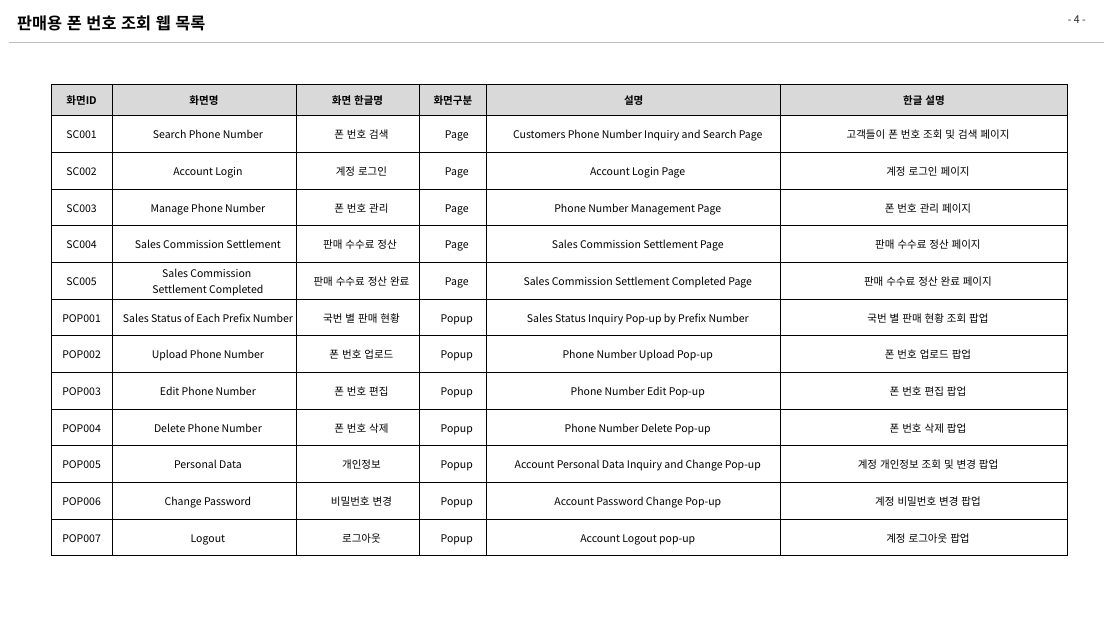
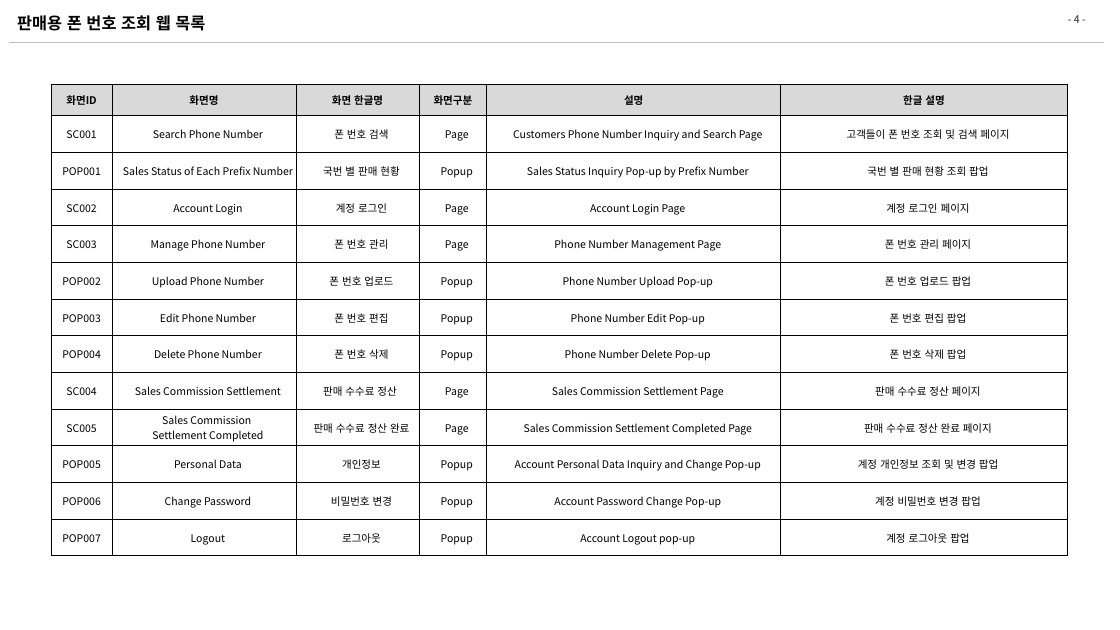
Before and after one commit to zhengze00/SpringBoot-MariaDB-master, a slide deck: slide 4 of Project File/[SK C&C] 인턴PT_오정택.pptx. Drawn at 1120x630 pixels with LibreOffice and Linux fonts; fonts in the diff are those of the drawing. Boxes give left, top, right and bottom in pixels: in the first picture for what was removed or moved away, otherwise in the second. Text is boxed around its words. In the diff, an @@ line names an element or a change of style, - is before the commit and + after.

```diff
--- a/Project File/[SK C&C] 인턴PT_오정택.pptx
+++ b/Project File/[SK C&C] 인턴PT_오정택.pptx
@@ table at (51,84,1068,556) @@
+row 3: POP001 | Sales Status of Each Prefix Number | 국번 별 판매 현황 | Popup | Sales Status Inquiry Pop-up by Prefix Number | 국번 별 판매 현황 조회 팝업
-row 5: SC004 | Sales Commission Settlement | 판매 수수료 정산 | Page | Sales Commission Settlement Page | 판매 수수료 정산 페이지
-row 6: SC005 | Sales Commission / Settlement Completed | 판매 수수료 정산 완료 | Page | Sales Commission Settlement Completed Page | 판매 수수료 정산 완료 페이지
-row 7: POP001 | Sales Status of Each Prefix Number | 국번 별 판매 현황 | Popup | Sales Status Inquiry Pop-up by Prefix Number | 국번 별 판매 현황 조회 팝업
+row 9: SC004 | Sales Commission Settlement | 판매 수수료 정산 | Page | Sales Commission Settlement Page | 판매 수수료 정산 페이지
+row 10: SC005 | Sales Commission / Settlement Completed | 판매 수수료 정산 완료 | Page | Sales Commission Settlement Completed Page | 판매 수수료 정산 완료 페이지
```
Also in this commit, not shown: 4 other slides changed, 1 slide added, 1 slide removed, 2 other files.
